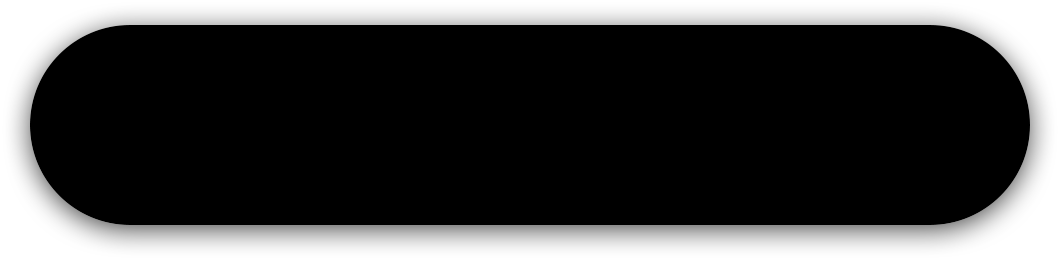
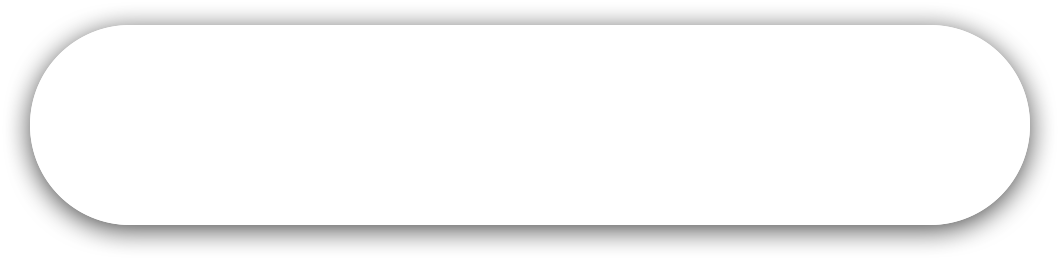
Layered file, before and after one edit (w=1060, h=260). Changes by layer:
painted on "Layer 1" over [30, 25, 1030, 225]
